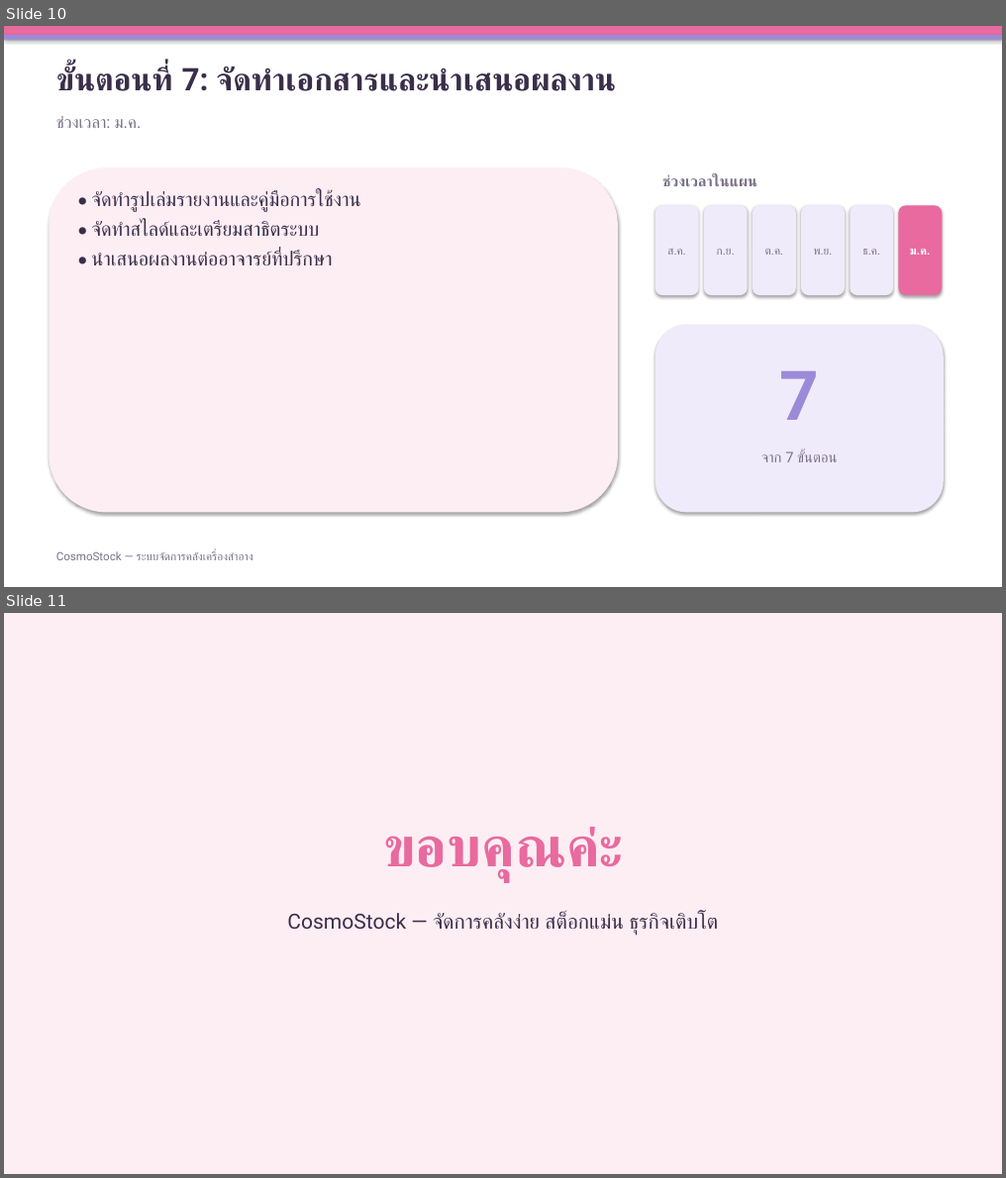
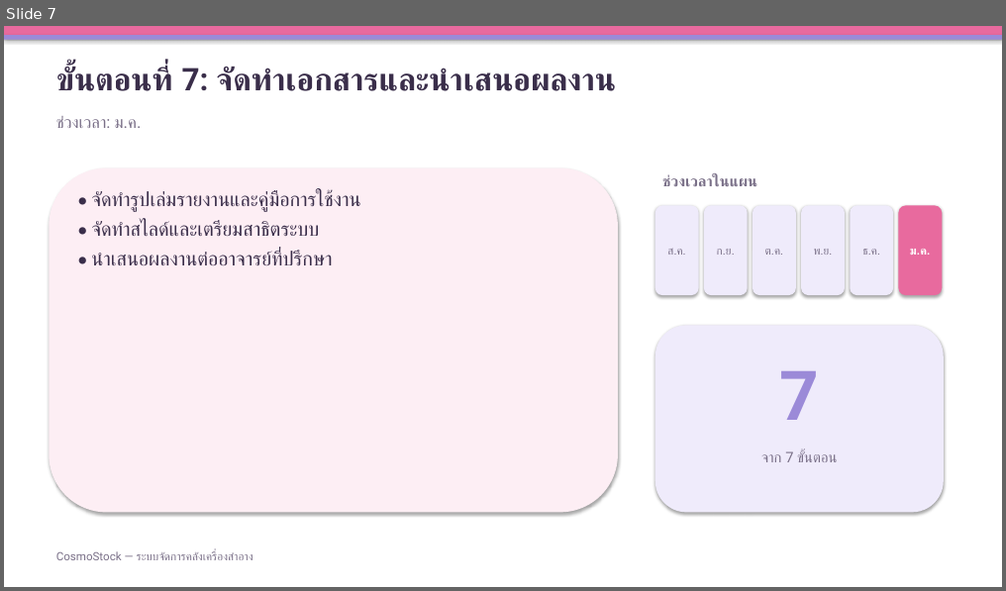
Before and after one commit to chakkrit4456/Cosmo-stock, a slide deck: doc/CosmoStock-ขั้นตอนการดำเนินงาน.pptx. Shown one above the other, each under a label of ours: slides 10 and 11 before the commit, slide 7 after it. The pictures are 1006x1178 and 1006x591 pixels, drawn with LibreOffice and Linux fonts; fonts in the diff are those of the drawing. Boxes give left, top, right and bottom in pixels: in the first picture for what was removed or moved away, otherwise in the second. Text is boxed around its words. In the diff, an @@ line names an element or a change of style, - is before the commit and + after.

```diff
--- a/doc/CosmoStock-ขั้นตอนการดำเนินงาน.pptx
+++ b/doc/CosmoStock-ขั้นตอนการดำเนินงาน.pptx
@@ slide 11 removed at box(4, 613, 1002, 1174), background #FFFFFF @@
@@ rectangle removed at box(4, 613, 1002, 1174) @@
@@ text removed at box(383, 827, 623, 882) @@
-ขอบคุณค่ะ
@@ text removed at box(287, 913, 718, 936) @@
-CosmoStock — จัดการคลังง่าย สต็อกแม่น ธุรกิจเติบโต
@@ what was slide 10 is now slide 7 @@
```
Also in this commit, not shown: 3 other slides removed.
